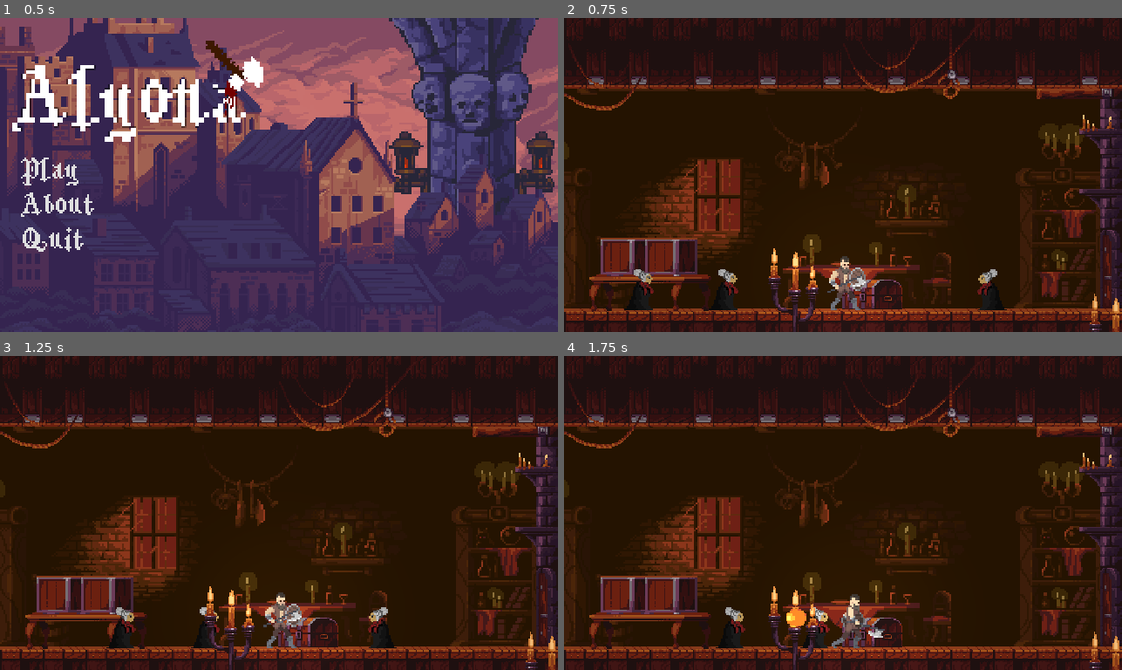
Above: before the commit, frames 1-4 (two rows, left to right).
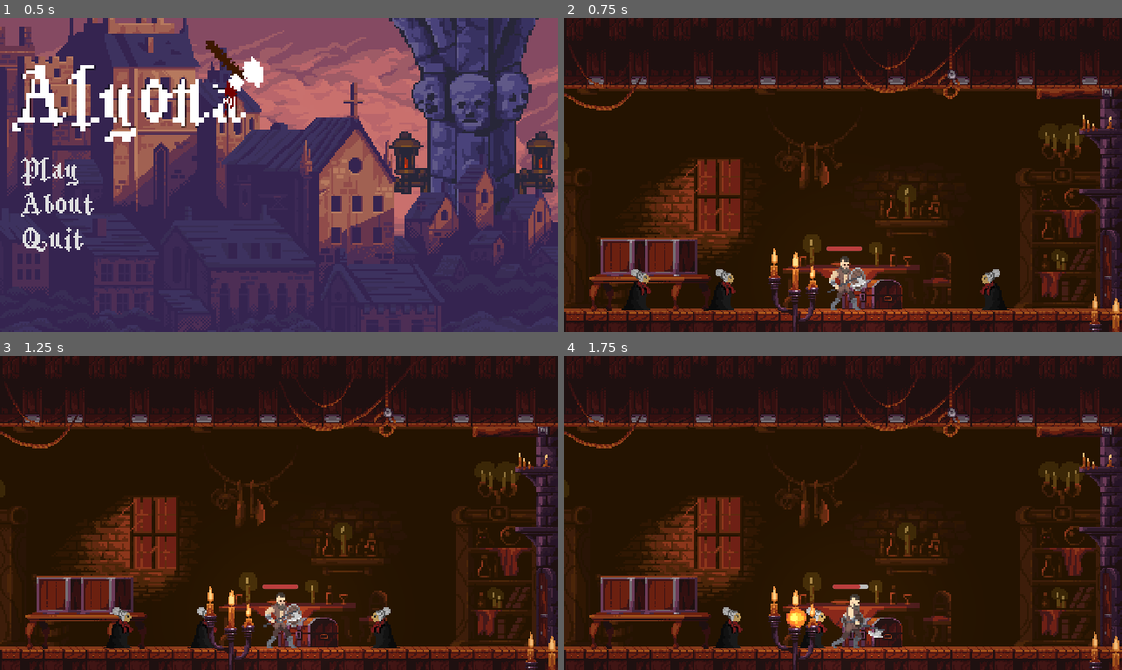
Above: after the commit, the same moments.

Repository: importTahsinZaman/Alyona
Game: Godot game, scene res://Menu.tscn
Two runs of this game, one before a commit and one after it. Both use one fixed random seed, a clock stepped at 60 frames per second and the inputs below.
Inputs:
- Up to frame 1 (0.5 s): no input
- Up to frame 2 (0.75 s): click "Play" at 0.5 s
- Up to frame 3 (1.25 s): no input
- Up to frame 4 (1.75 s): hold Right (ui_right) from 1.28 s (still down); tap E (interact) at 1.35 s

Frame 1 is identical in both runs. In frame 2, 0.7% of the frame differs, in the area x 10-80%, y 72-94%; in frame 3, 0.6%; in frame 4, 0.6%.

Commit message:
Added health

Diff:
--- a/Alyona.gd
+++ b/Alyona.gd
@@ -17,7 +17,7 @@
 var health = 1
 
 func _ready():
-	$Sprite.frame = 5
+	$Sprite.frame = 0
 
 func _physics_process(delta):
 	if health <= 0:
--- a/Alyona.tscn
+++ b/Alyona.tscn
@@ -1,11 +1,42 @@
-[gd_scene load_steps=4 format=2]
+[gd_scene load_steps=6 format=2]
 
-[ext_resource path="res://Characters/Player(Alyona)/OldWomanIdleSpriteSheet.png" type="Texture" id=3]
+[ext_resource path="res://Characters/Player(Alyona)/NewOldWoman.png" type="Texture" id=1]
 [ext_resource path="res://Alyona.gd" type="Script" id=4]
 
 [sub_resource type="CapsuleShape2D" id=9]
 radius = 6.0
 height = 0.0
+
+[sub_resource type="Animation" id=10]
+resource_name = "Death"
+loop = true
+tracks/0/type = "value"
+tracks/0/path = NodePath("Sprite:frame")
+tracks/0/interp = 1
+tracks/0/loop_wrap = true
+tracks/0/imported = false
+tracks/0/enabled = true
+tracks/0/keys = {
+"times": PoolRealArray( 0, 0.5 ),
+"transitions": PoolRealArray( 1, 1 ),
+"update": 1,
+"values": [ 1, 2 ]
+}
+
+[sub_resource type="Animation" id=11]
+length = 0.001
+tracks/0/type = "value"
+tracks/0/path = NodePath("Sprite:frame")
+tracks/0/interp = 1
+tracks/0/loop_wrap = true
+tracks/0/imported = false
+tracks/0/enabled = true
+tracks/0/keys = {
+"times": PoolRealArray( 0 ),
+"transitions": PoolRealArray( 1 ),
+"update": 0,
+"values": [ 1 ]
+}
 
 [node name="Alyona" type="KinematicBody2D"]
 position = Vector2( -1, -1 )
@@ -15,9 +46,9 @@
 
 [node name="Sprite" type="Sprite" parent="."]
 position = Vector2( -3, 7 )
-texture = ExtResource( 3 )
-hframes = 9
-frame = 5
+texture = ExtResource( 1 )
+hframes = 3
+frame = 1
 
 [node name="Collision" type="CollisionShape2D" parent="."]
 position = Vector2( 0, 18 )
@@ -33,4 +64,8 @@
 [node name="Position2D" type="Position2D" parent="."]
 position = Vector2( 9, 9 )
 
+[node name="AnimationPlayer" type="AnimationPlayer" parent="."]
+anims/Death = SubResource( 10 )
+anims/RESET = SubResource( 11 )
+
 [connection signal="body_entered" from="Area2D" to="." method="_on_Area2D_body_entered"]
--- /dev/null
+++ b/Healthbar.tscn
@@ -0,0 +1,44 @@
+[gd_scene load_steps=4 format=2]
+
+[ext_resource path="res://ProgressBar.gd" type="Script" id=1]
+
+[sub_resource type="StyleBoxFlat" id=1]
+bg_color = Color( 0.482353, 0.0862745, 0.0862745, 1 )
+corner_radius_top_left = 3
+corner_radius_top_right = 3
+corner_radius_bottom_right = 3
+corner_radius_bottom_left = 3
+
+[sub_resource type="StyleBoxFlat" id=2]
+corner_radius_top_left = 3
+corner_radius_top_right = 3
+corner_radius_bottom_right = 3
+corner_radius_bottom_left = 3
+
+[node name="Healthbar" type="Control"]
+margin_left = 8.0
+margin_top = -20.0
+margin_right = 130.0
+margin_bottom = -5.0
+__meta__ = {
+"_edit_use_anchors_": false
+}
+
+[node name="ProgressBar" type="ProgressBar" parent="."]
+margin_left = 5.0
+margin_top = -1.0
+margin_right = 31.0
+margin_bottom = 2.0
+custom_styles/fg = SubResource( 1 )
+custom_styles/bg = SubResource( 2 )
+value = 50.0
+rounded = true
+percent_visible = false
+script = ExtResource( 1 )
+__meta__ = {
+"_edit_use_anchors_": false
+}
+
+[node name="Sprite" type="Sprite" parent="."]
+position = Vector2( 61, 8 )
+scale = Vector2( 1.3, 0.8 )
--- a/Player.tscn
+++ b/Player.tscn
@@ -1,8 +1,9 @@
-[gd_scene load_steps=30 format=2]
+[gd_scene load_steps=31 format=2]
 
 [ext_resource path="res://light.png" type="Texture" id=1]
 [ext_resource path="res://Player.gd" type="Script" id=2]
 [ext_resource path="res://Camera2D.gd" type="Script" id=3]
+[ext_resource path="res://Healthbar.tscn" type="PackedScene" id=4]
 [ext_resource path="res://VikingAnimations/run_3.png" type="Texture" id=5]
 [ext_resource path="res://VikingAnimations/run_4.png" type="Texture" id=6]
 [ext_resource path="res://VikingAnimations/run_6.png" type="Texture" id=7]
@@ -54,7 +55,7 @@
 } ]
 
 [sub_resource type="RectangleShape2D" id=7]
-extents = Vector2( 15.75, 25.75 )
+extents = Vector2( 14.5, 25.75 )
 
 [node name="Player" type="KinematicBody2D"]
 collision_layer = 2
@@ -90,8 +91,14 @@
 collision_mask = 4
 
 [node name="CollisionShape2D" type="CollisionShape2D" parent="HitBox"]
-position = Vector2( 28.75, 0.75 )
+position = Vector2( 27.5, 0.75 )
 shape = SubResource( 7 )
+
+[node name="Healthbar" parent="." instance=ExtResource( 4 )]
+margin_left = -17.0
+margin_top = -21.0
+margin_right = 22.0
+margin_bottom = -17.0
 
 [connection signal="animation_finished" from="AnimatedSprite" to="." method="_on_AnimatedSprite_animation_finished"]
 [connection signal="body_entered" from="HitBox" to="." method="_on_HitBox_body_entered"]
--- /dev/null
+++ b/ProgressBar.gd
@@ -0,0 +1,14 @@
+extends ProgressBar
+
+
+# Declare member variables here. Examples:
+# var a = 2
+# var b = "text"
+
+
+# Called when the node enters the scene tree for the first time.
+func _ready():
+	max_value = Global.MAX_PLAYER_HEALTH
+
+func _physics_process(delta):
+	value = Global.current_player_health
--- a/explosion.gd
+++ b/explosion.gd
@@ -14,6 +14,4 @@
 	queue_free()
 
 func _on_Area2D_body_entered(body):
-	print(body)
 	Global.current_player_health -= 1
-	print(Global.current_player_health)
--- a/fireball.gd
+++ b/fireball.gd
@@ -5,6 +5,8 @@
 
 func _physics_process(delta):
 	var collision_info = move_and_collide(velocity.normalized() * delta * speed)
+	if !(self.position.x > Global.camera_clamps.x + 15) or !(self.position.x < Global.camera_clamps.y - 15):
+		queue_free()
 
 
 func _on_Area2D_body_entered(body):
--- a/fireball.tscn
+++ b/fireball.tscn
@@ -26,7 +26,6 @@
 
 [node name="AnimatedSprite" type="AnimatedSprite" parent="."]
 frames = SubResource( 1 )
-frame = 1
 playing = true
 
 [node name="Area2D" type="Area2D" parent="."]
Binary file added: Characters/Player(Alyona)/NewOldWoman.png
Not shown, added: Characters/Player(Alyona)/NewOldWoman.png.import
Binary file added: healthbar.png
Not shown, added: healthbar.png.import
